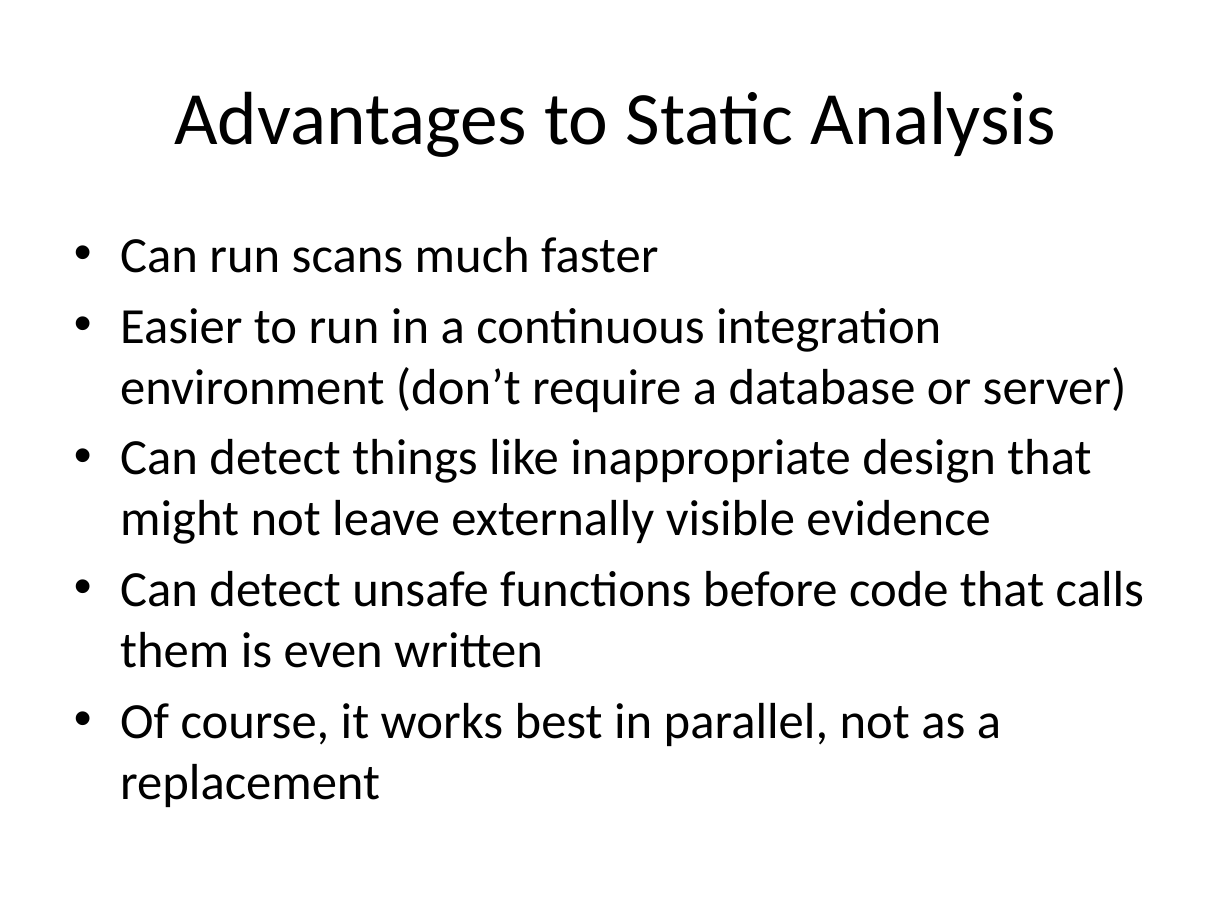
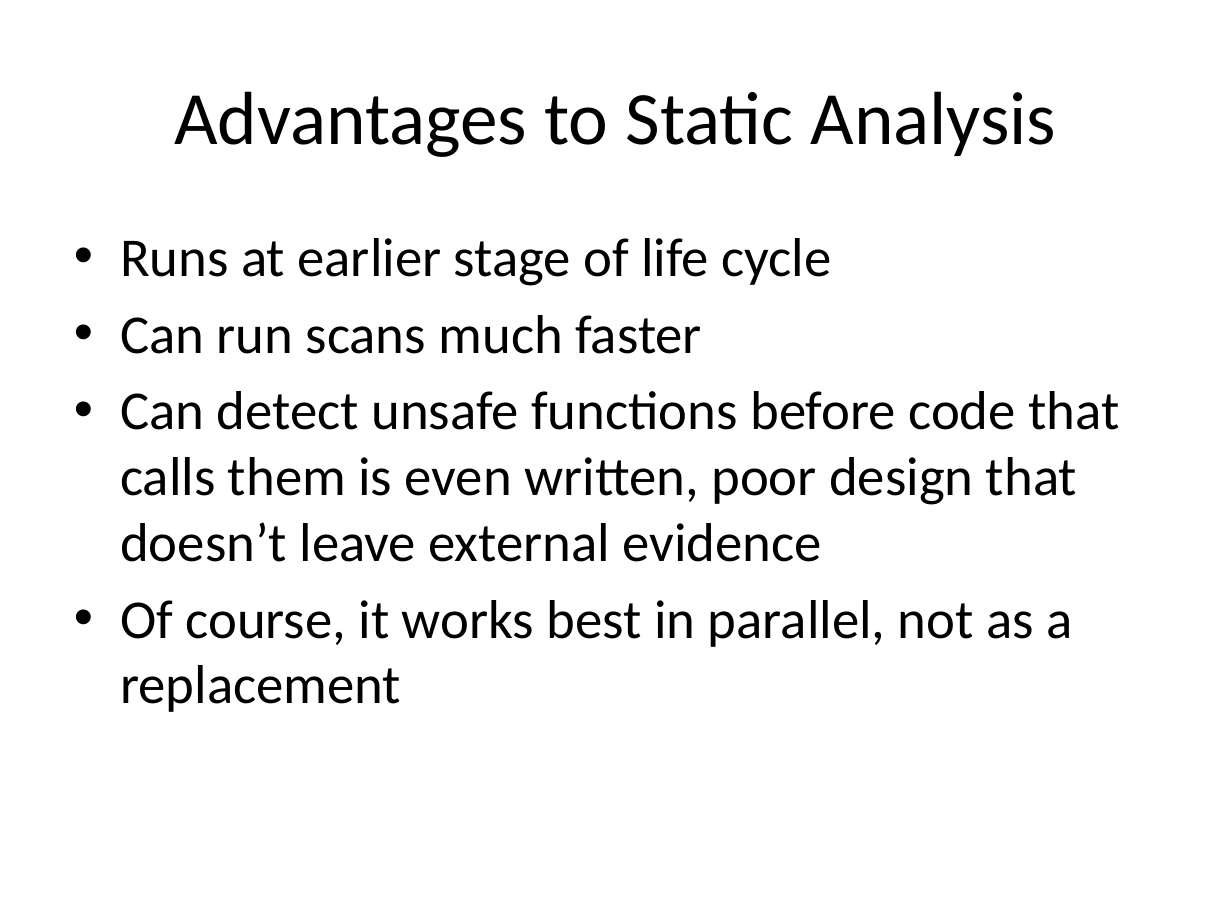
Before and after one commit to Chris-ScoutCorps/FxCop, a slide deck: slide 6 of FxCop.pptx (slide 5 before the commit). Drawn at 1232x924 pixels with LibreOffice and Linux fonts; fonts in the diff are those of the drawing. Boxes give left, top, right and bottom in pixels: in the first picture for what was removed or moved away, otherwise in the second. Text is boxed around its words. In the diff, an @@ line names an element or a change of style, - is before the commit and + after.

```diff
--- a/FxCop.pptx
+++ b/FxCop.pptx
@@ text at (120,238,831,286): paragraph added @@
+• Runs at earlier stage of life cycle
@@ text at (120,315,1072,712): size 29.6 to 32 pt in "Can run scans much faster", "Of course, it works best in parallel, ..." @@
@@ text at (120,391,1119,562): text changed; size 29.6 to 32 pt @@
-• Easier to run in a continuous integration environment (don’t require a database or server)
-• Can detect things like inappropriate design that might not leave externally visible evidence
-• Can detect unsafe functions before code that calls them is even written
+• Can detect unsafe functions before code that calls them is even written, poor design that doesn’t leave external evidence
```
Also in this commit, not shown: 36 other slides changed, 2 slides added, 1 slide removed, 1 other file.
